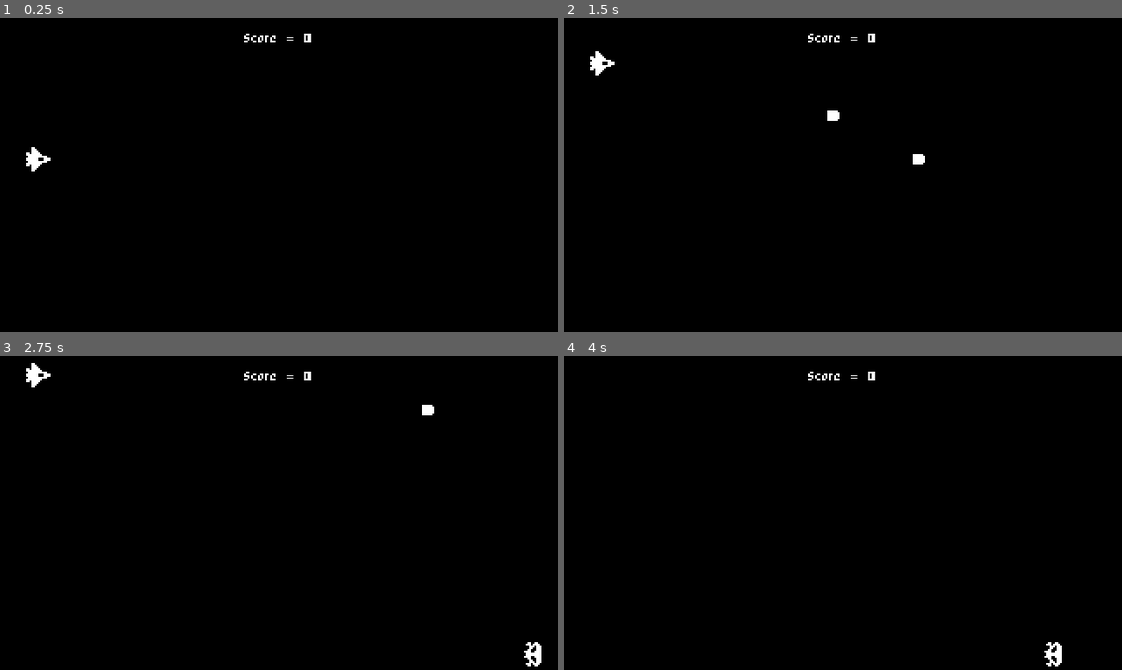
Above: before the commit, frames 1-4 (two rows, left to right).
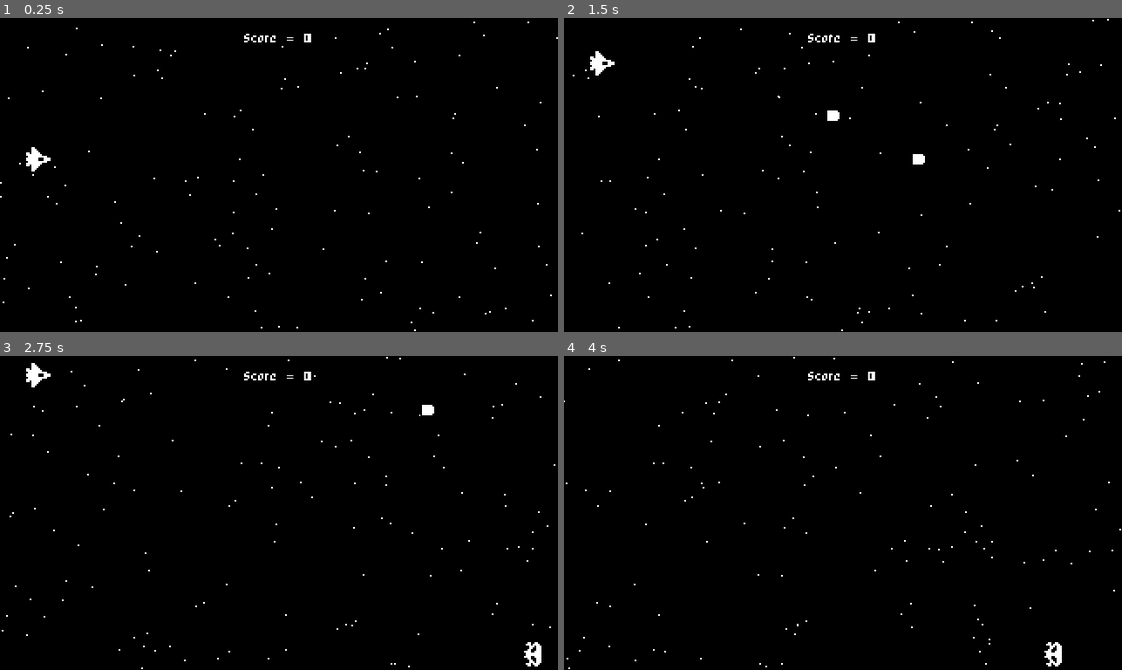
Above: after the commit, the same moments.

Repository: randomnewb/1-bit-godot-4-space-shooter
Game: Godot game, scene res://world.tscn
The game is run twice, just before and just after one commit, with the same random seed, the same clock (stepped at 60 frames per second) and the same inputs.
Inputs:
- Up to frame 1 (0.25 s): no input
- Up to frame 2 (1.5 s): tap Enter (ui_accept) at 0.5, 0.77 s; hold Up (ui_up) 0.53-1.28 s; hold Down (ui_down) from 1.28 s (still down)
- Up to frame 3 (2.75 s): tap Enter (ui_accept) at 1.52 s; release Down (ui_down) at 2.03 s; hold Up (ui_up) from 2.03 s (still down)
- Up to frame 4 (4 s): tap Enter (ui_accept) at 3.02, 3.77 s; release Up (ui_up) at 3.53 s; hold Down (ui_down) from 3.53 s (still down)

The runs differ from the first frame. In frame 1, 0.2% of the frame differs, in the area x 0-100%, y 1-100%; in frame 2, 0.2%; in frame 3, 0.2%; in frame 4, 0.2%.

Commit message:
converted explosion effect to be a general effect,  added particle effects, added sounds
Effect can now be used generally and applied to other Scenes ala Composition

Diff:
--- /dev/null
+++ b/EffectCreator.gd
@@ -0,0 +1,15 @@
+extends Node2D
+
+@export var EFFECT_SCENE : PackedScene;
+
+var height = ProjectSettings.get_setting("display/window/size/viewport_height")
+var width = ProjectSettings.get_setting("display/window/size/viewport_width")
+
+func _exit_tree():
+	if not EFFECT_SCENE is PackedScene: return;
+	if global_position.x < 0 or global_position.x > width: return;
+	if global_position.y < 0 or global_position.y > height: return;
+	var world = get_tree().current_scene;
+	var effect = EFFECT_SCENE.instantiate();
+	world.add_child.call_deferred(effect);
+	effect.global_position = global_position;
--- a/ExplosionCreator.gd
+++ /dev/null
@@ -1,9 +0,0 @@
-extends Node2D
-
-const EXPLOSION_EFFECT_SCENE = preload("res://explosion_effect.tscn");
-
-func _exit_tree():
-	var world = get_tree().current_scene;
-	var explosion_effect = EXPLOSION_EFFECT_SCENE.instantiate();
-	world.add_child.call_deferred(explosion_effect);
-	explosion_effect.global_position = global_position;
--- /dev/null
+++ b/default_bus_layout.tres
@@ -0,0 +1,3 @@
+[gd_resource type="AudioBusLayout" format=3 uid="uid://coib0ct64qi7g"]
+
+[resource]
--- /dev/null
+++ b/effect_creator.tscn
@@ -0,0 +1,8 @@
+[gd_scene load_steps=3 format=3 uid="uid://bpbac06nko8p0"]
+
+[ext_resource type="Script" path="res://EffectCreator.gd" id="1_jyof0"]
+[ext_resource type="PackedScene" uid="uid://blmfhp68c4cf0" path="res://explosion_effect.tscn" id="2_f5ced"]
+
+[node name="EffectCreator" type="Node2D"]
+script = ExtResource("1_jyof0")
+EFFECT_SCENE = ExtResource("2_f5ced")
--- a/enemy.tscn
+++ b/enemy.tscn
@@ -2,7 +2,7 @@
 
 [ext_resource type="Texture2D" uid="uid://bhgegrdpaem6r" path="res://enemy.png" id="1_4avc3"]
 [ext_resource type="Script" path="res://enemy.gd" id="1_bmffi"]
-[ext_resource type="PackedScene" uid="uid://bpbac06nko8p0" path="res://explosion_creator.tscn" id="3_ki35c"]
+[ext_resource type="PackedScene" uid="uid://bpbac06nko8p0" path="res://effect_creator.tscn" id="3_ki35c"]
 
 [node name="Enemy" type="Area2D"]
 script = ExtResource("1_bmffi")
@@ -17,7 +17,7 @@
 position = Vector2(-2.38419e-07, 1.19209e-07)
 scale = Vector2(0.5, 0.7)
 
-[node name="ExplosionCreator" parent="." instance=ExtResource("3_ki35c")]
+[node name="EffectCreator" parent="." instance=ExtResource("3_ki35c")]
 
 [connection signal="body_entered" from="." to="." method="_on_body_entered"]
 [connection signal="screen_exited" from="VisibleOnScreenNotifier2D" to="." method="_on_visible_on_screen_notifier_2d_screen_exited"]
--- a/explosion_creator.tscn
+++ /dev/null
@@ -1,6 +0,0 @@
-[gd_scene load_steps=2 format=3 uid="uid://bpbac06nko8p0"]
-
-[ext_resource type="Script" path="res://ExplosionCreator.gd" id="1_4yynu"]
-
-[node name="ExplosionCreator" type="Node2D"]
-script = ExtResource("1_4yynu")
--- a/explosion_effect.tscn
+++ b/explosion_effect.tscn
@@ -1,6 +1,22 @@
-[gd_scene load_steps=5 format=3 uid="uid://blmfhp68c4cf0"]
+[gd_scene load_steps=6 format=3 uid="uid://blmfhp68c4cf0"]
 
 [ext_resource type="Texture2D" uid="uid://bkldfpry36sje" path="res://explosion.png" id="1_oaaxm"]
+[ext_resource type="AudioStream" uid="uid://cgono51uqt4om" path="res://explosion_sound.wav" id="2_m8uou"]
+
+[sub_resource type="Animation" id="Animation_34357"]
+length = 0.001
+tracks/0/type = "value"
+tracks/0/imported = false
+tracks/0/enabled = true
+tracks/0/path = NodePath(".:frame")
+tracks/0/interp = 1
+tracks/0/loop_wrap = true
+tracks/0/keys = {
+"times": PackedFloat32Array(0),
+"transitions": PackedFloat32Array(1),
+"update": 1,
+"values": [0]
+}
 
 [sub_resource type="Animation" id="Animation_lcwdu"]
 resource_name = "explode"
@@ -32,21 +48,6 @@
 }]
 }
 
-[sub_resource type="Animation" id="Animation_34357"]
-length = 0.001
-tracks/0/type = "value"
-tracks/0/imported = false
-tracks/0/enabled = true
-tracks/0/path = NodePath(".:frame")
-tracks/0/interp = 1
-tracks/0/loop_wrap = true
-tracks/0/keys = {
-"times": PackedFloat32Array(0),
-"transitions": PackedFloat32Array(1),
-"update": 1,
-"values": [0]
-}
-
 [sub_resource type="AnimationLibrary" id="AnimationLibrary_3q0ko"]
 _data = {
 "RESET": SubResource("Animation_34357"),
@@ -62,3 +63,8 @@
 libraries = {
 "": SubResource("AnimationLibrary_3q0ko")
 }
+
+[node name="AudioStreamPlayer" type="AudioStreamPlayer" parent="."]
+stream = ExtResource("2_m8uou")
+volume_db = -20.0
+autoplay = true
--- /dev/null
+++ b/hit_effect.gd
@@ -0,0 +1,9 @@
+extends Node2D
+
+@onready var cpu_particles_2d = $CPUParticles2D
+
+func _ready():
+	cpu_particles_2d.one_shot = true;
+
+func _on_timer_timeout():
+	queue_free();
--- /dev/null
+++ b/hit_effect.tscn
@@ -0,0 +1,32 @@
+[gd_scene load_steps=4 format=3 uid="uid://jk1l8aeefo4t"]
+
+[ext_resource type="Script" path="res://hit_effect.gd" id="1_bhvwk"]
+[ext_resource type="AudioStream" uid="uid://cp26myynvrud8" path="res://hit_sound.wav" id="2_a3587"]
+
+[sub_resource type="Gradient" id="Gradient_xrnmc"]
+offsets = PackedFloat32Array(0, 0.733333, 1)
+colors = PackedColorArray(1, 1, 1, 1, 1, 1, 1, 1, 1, 1, 1, 0)
+
+[node name="HitEffect" type="Node2D"]
+script = ExtResource("1_bhvwk")
+
+[node name="CPUParticles2D" type="CPUParticles2D" parent="."]
+amount = 6
+lifetime = 0.5
+explosiveness = 1.0
+spread = 180.0
+gravity = Vector2(0, 0)
+initial_velocity_max = 50.0
+scale_amount_min = 1.5
+scale_amount_max = 1.5
+color_ramp = SubResource("Gradient_xrnmc")
+
+[node name="Timer" type="Timer" parent="."]
+wait_time = 0.5
+
+[node name="AudioStreamPlayer" type="AudioStreamPlayer" parent="."]
+stream = ExtResource("2_a3587")
+volume_db = -15.0
+autoplay = true
+
+[connection signal="timeout" from="Timer" to="." method="_on_timer_timeout"]
--- a/laser.tscn
+++ b/laser.tscn
@@ -1,6 +1,9 @@
-[gd_scene load_steps=3 format=3 uid="uid://hgkpr4ue2q5q"]
+[gd_scene load_steps=6 format=3 uid="uid://hgkpr4ue2q5q"]
 
 [ext_resource type="Texture2D" uid="uid://d3r88nmqs5103" path="res://laser.png" id="1_3fgmq"]
+[ext_resource type="PackedScene" uid="uid://bpbac06nko8p0" path="res://effect_creator.tscn" id="2_lpjy6"]
+[ext_resource type="PackedScene" uid="uid://jk1l8aeefo4t" path="res://hit_effect.tscn" id="3_as5d8"]
+[ext_resource type="AudioStream" uid="uid://buupvr4lge0xe" path="res://laser_sound.wav" id="4_013oy"]
 
 [sub_resource type="RectangleShape2D" id="RectangleShape2D_lxmw2"]
 size = Vector2(7, 6)
@@ -20,4 +23,12 @@
 position = Vector2(0, 5.96046e-08)
 scale = Vector2(0.3, 0.3)
 
+[node name="EffectCreator" parent="." instance=ExtResource("2_lpjy6")]
+EFFECT_SCENE = ExtResource("3_as5d8")
+
+[node name="AudioStreamPlayer" type="AudioStreamPlayer" parent="."]
+stream = ExtResource("4_013oy")
+volume_db = -15.0
+autoplay = true
+
 [connection signal="screen_exited" from="VisibleOnScreenNotifier2D" to="." method="queue_free"]
--- a/ship.tscn
+++ b/ship.tscn
@@ -2,7 +2,7 @@
 
 [ext_resource type="Texture2D" uid="uid://chsxhnanv3gaw" path="res://ship.png" id="1_72ulq"]
 [ext_resource type="Script" path="res://ship.gd" id="1_evjfd"]
-[ext_resource type="PackedScene" uid="uid://bpbac06nko8p0" path="res://explosion_creator.tscn" id="3_2ci7h"]
+[ext_resource type="PackedScene" uid="uid://bpbac06nko8p0" path="res://effect_creator.tscn" id="3_2ci7h"]
 
 [node name="Ship" type="Area2D"]
 z_index = 1
@@ -14,6 +14,6 @@
 [node name="CollisionPolygon2D" type="CollisionPolygon2D" parent="."]
 polygon = PackedVector2Array(-7, -4, -4, -4, -4, -7, -2, -7, 3, -2, 5, -2, 7, -1, 7, 1, 5, 2, 3, 2, -2, 7, -4, 7, -4, 4, -7, 4)
 
-[node name="ExplosionCreator" parent="." instance=ExtResource("3_2ci7h")]
+[node name="EffectCreator" parent="." instance=ExtResource("3_2ci7h")]
 
 [connection signal="area_entered" from="." to="." method="_on_area_entered"]
--- a/world.tscn
+++ b/world.tscn
@@ -17,13 +17,8 @@
 offset_bottom = 180.0
 color = Color(0, 0, 0, 1)
 
-[node name="Ship" parent="." instance=ExtResource("1_jnx2m")]
-position = Vector2(22, 81)
-
-[node name="EnemySpawner" parent="." instance=ExtResource("2_e25ru")]
-position = Vector2(320, 0)
-
 [node name="ScoreLabel" type="Label" parent="."]
+z_index = 2
 offset_left = 64.0
 offset_right = 256.0
 offset_bottom = 26.0
@@ -32,3 +27,22 @@
 horizontal_alignment = 1
 vertical_alignment = 1
 metadata/_edit_use_anchors_ = true
+
+[node name="Ship" parent="." instance=ExtResource("1_jnx2m")]
+position = Vector2(22, 81)
+
+[node name="EnemySpawner" parent="." instance=ExtResource("2_e25ru")]
+position = Vector2(320, 0)
+
+[node name="StarParticles" type="CPUParticles2D" parent="."]
+position = Vector2(320, 90)
+amount = 200
+lifetime = 7.0
+preprocess = 7.0
+emission_shape = 3
+emission_rect_extents = Vector2(1, 90)
+direction = Vector2(-1, 0)
+spread = 0.0
+gravity = Vector2(0, 0)
+initial_velocity_min = 50.0
+initial_velocity_max = 100.0
